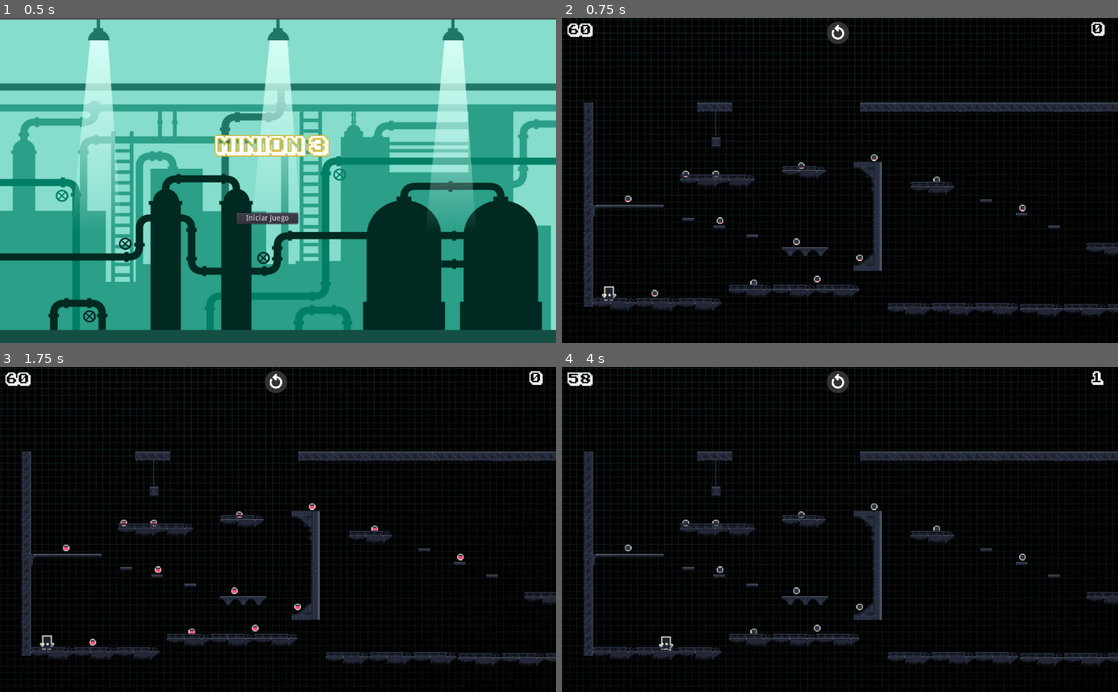
Above: before the commit, frames 1-4 (two rows, left to right).
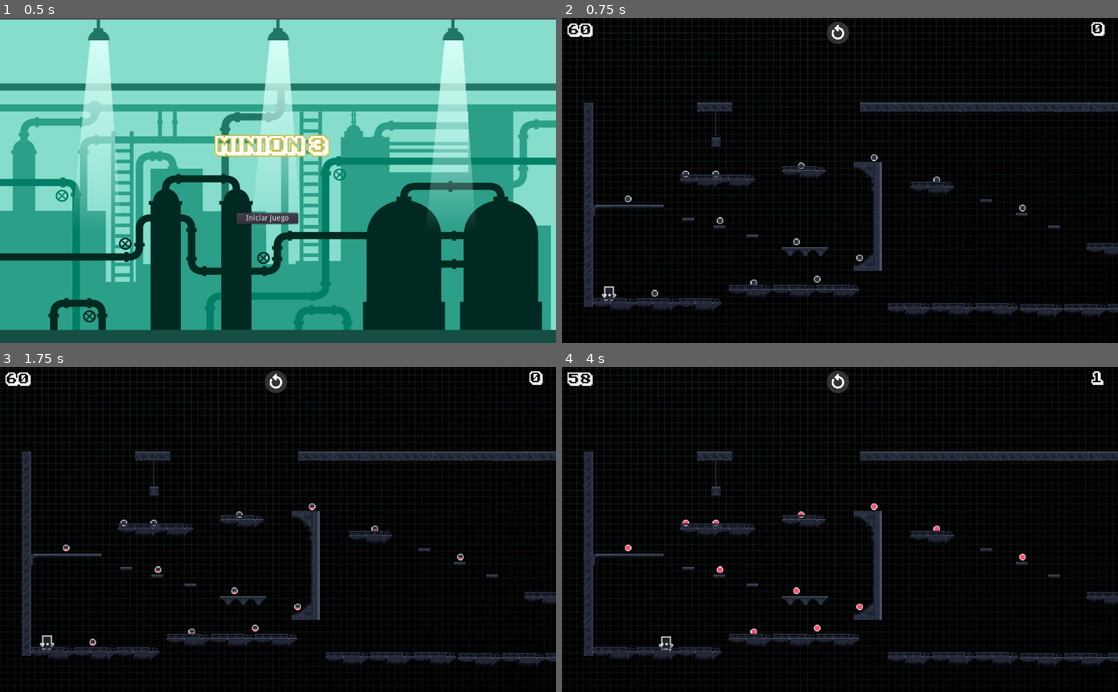
Above: after the commit, the same moments.

Repository: sennedjem/-unq-ipv-minion3
Game: Godot game, scene res://PantallaInicial/EscenaInicial.tscn
Same seed, same stepped clock (60 frames per second), same inputs: the game is played once before the commit and once after it.
Inputs (mouse positions are in pixels of both pictures, inside the frame that each line leads up to):
- Up to frame 1 (0.5 s): no input
- Up to frame 2 (0.75 s): click "Iniciar juego" at 0.5 s
- Up to frame 3 (1.75 s): click (278, 380) at 1.25 s
- Up to frame 4 (4 s): tap Enter (ui_accept) at 2, 2.1, 2.27, 2.57, 2.85, 3.02, 3.32, 3.6 s; hold Right (ui_right) 2.03-3.53 s; hold Left (ui_left) from 3.53 s (still down)

Frame 1 is identical in both runs. In frame 2, less than 0.1% of the frame differs, in the area x 11-84%, y 43-86%; in frame 3, less than 0.1%; in frame 4, 0.2%, in the area x 11-84%, y 42-83%.

Commit message:
se agregan sonidos

Diff:
--- a/Coin.tscn
+++ b/Coin.tscn
@@ -27,7 +27,6 @@
 scale = Vector2( 1.5, 1.5 )
 z_index = -1
 frames = SubResource( 1 )
-frame = 1
 playing = true
 
 [node name="Area2D" type="Area2D" parent="."]
--- a/GameOver/GameOver.gd
+++ b/GameOver/GameOver.gd
@@ -8,6 +8,7 @@
 
 # Called when the node enters the scene tree for the first time.
 func _ready():
+	$GameOverAudio.play()
 	pass # Replace with function body.
 
 
--- a/GameOver/GameOver.tscn
+++ b/GameOver/GameOver.tscn
@@ -1,8 +1,9 @@
-[gd_scene load_steps=5 format=2]
+[gd_scene load_steps=6 format=2]
 
 [ext_resource path="res://GameOver/GameOver.gd" type="Script" id=1]
 [ext_resource path="res://Texturas/fondonegro.jpg" type="Texture" id=2]
 [ext_resource path="res://fonts/font.ttf" type="DynamicFontData" id=3]
+[ext_resource path="res://Sonidos/gameover.wav" type="AudioStream" id=4]
 
 [sub_resource type="DynamicFont" id=1]
 size = 26
@@ -36,4 +37,7 @@
 position = Vector2( 140.834, 453.089 )
 z_index = -1
 texture = ExtResource( 2 )
+
+[node name="GameOverAudio" type="AudioStreamPlayer2D" parent="."]
+stream = ExtResource( 4 )
 [connection signal="pressed" from="IniciarJuegoBoton" to="." method="_on_IniciarJuegoBoton_pressed"]
--- a/Nivel 1/Nivel 1.gd
+++ b/Nivel 1/Nivel 1.gd
@@ -5,6 +5,9 @@
 var seconds = 60
 var puede_avanzar = false
 var esta_en_final = false
+
+func _ready():
+	$MusicaFondo.play()
 
 func _process(delta):
 	check_distance_caja()
@@ -27,6 +30,7 @@
 
 func _on_Coin_pj_entered():
 	coins_collected += 1
+	$Coin.play()
 	$CanvasLayer/Coins.text = str(coins_collected)
 
 
@@ -49,6 +53,9 @@
 
 func _on_Caja_Final_personaje_entro():
 	esta_en_final = true
+	if !$Success.playing:
+		$Success.play()
+		$MusicaFondo.stop()
 
 
 func _on_Caja_Final_personaje_salio():
--- a/Nivel 1/Nivel 1.tscn
+++ b/Nivel 1/Nivel 1.tscn
@@ -17,6 +17,9 @@
 [ext_resource path="res://Texturas/Saliente.png" type="Texture" id=15]
 [ext_resource path="res://Texturas/restart.png" type="Texture" id=16]
 [ext_resource path="res://Texturas/fondonegro.jpg" type="Texture" id=17]
+[ext_resource path="res://Sonidos/coins.wav" type="AudioStream" id=18]
+[ext_resource path="res://Sonidos/success.wav" type="AudioStream" id=19]
+[ext_resource path="res://Sonidos/musicadefondo.wav" type="AudioStream" id=20]
 
 [sub_resource type="RectangleShape2D" id=1]
 extents = Vector2( 118.131, 4.19318 )
@@ -541,6 +544,16 @@
 z_index = -16
 z_as_relative = false
 texture = ExtResource( 17 )
+
+[node name="Success" type="AudioStreamPlayer2D" parent="."]
+stream = ExtResource( 19 )
+
+[node name="MusicaFondo" type="AudioStreamPlayer2D" parent="."]
+stream = ExtResource( 20 )
+volume_db = -0.5
+
+[node name="Coin" type="AudioStreamPlayer2D" parent="."]
+stream = ExtResource( 18 )
 [connection signal="personaje_entro" from="Caja Final" to="." method="_on_Caja_Final_personaje_entro"]
 [connection signal="personaje_salio" from="Caja Final" to="." method="_on_Caja_Final_personaje_salio"]
 [connection signal="pj_entered" from="Monedas/Coin" to="." method="_on_Coin_pj_entered"]
--- a/Nivel 3.gd
+++ b/Nivel 3.gd
@@ -9,6 +9,7 @@
 func _ready():
 	$"Trampa/Caja Activa/AnimatedSprite".play("fin")
 	$PersonajeJugable/Camera2D.limit_right = 1436
+	$MusicaFondo.play()
 
 func _process(delta):
 	if (coins == 10):
@@ -20,6 +21,7 @@
 
 func _on_Coin_pj_entered():
 	coins += 1
+	$Coin.play()
 	$"Top Line/Coins".text = str(coins)
 
 
@@ -44,6 +46,9 @@
 
 func _on_CajaFinal_personaje_entro():
 	esta_en_final = true
+	if !$Success.playing:
+		$Success.play()
+		$MusicaFondo.stop()
 
 
 func _on_CajaFinal_personaje_salio():
--- a/Nivel 3.tscn
+++ b/Nivel 3.tscn
@@ -11,6 +11,9 @@
 [ext_resource path="res://CajaFinal.tscn" type="PackedScene" id=9]
 [ext_resource path="res://Pwrup.png" type="Texture" id=10]
 [ext_resource path="res://Texturas/fondonegro.jpg" type="Texture" id=11]
+[ext_resource path="res://Sonidos/success.wav" type="AudioStream" id=12]
+[ext_resource path="res://Sonidos/coins.wav" type="AudioStream" id=13]
+[ext_resource path="res://Sonidos/musicadefondo.wav" type="AudioStream" id=14]
 
 [sub_resource type="DynamicFontData" id=1]
 font_path = "res://fonts/font.ttf"
@@ -952,6 +955,16 @@
 position = Vector2( 438.25, 140.919 )
 z_index = -4
 texture = ExtResource( 11 )
+
+[node name="Coin" type="AudioStreamPlayer2D" parent="."]
+stream = ExtResource( 13 )
+
+[node name="MusicaFondo" type="AudioStreamPlayer2D" parent="."]
+stream = ExtResource( 14 )
+volume_db = -0.5
+
+[node name="Success" type="AudioStreamPlayer2D" parent="."]
+stream = ExtResource( 12 )
 [connection signal="personaje_entro" from="Trampa/Caja Activa" to="." method="_on_Caja_Activa_personaje_entro"]
 [connection signal="personaje_salio" from="Trampa/Caja Activa" to="." method="_on_Caja_Activa_personaje_salio"]
 [connection signal="pj_entered" from="Monedas/Coin" to="." method="_on_Coin_pj_entered"]
--- a/PantallaInicial/EscenaInicial.gd
+++ b/PantallaInicial/EscenaInicial.gd
@@ -8,7 +8,7 @@
 
 # Called when the node enters the scene tree for the first time.
 func _ready():
-	pass # Replace with function body.
+	$MusicaDeFondo.play()
 
 
 # Called every frame. 'delta' is the elapsed time since the previous frame.
--- a/PantallaInicial/EscenaInicial.tscn
+++ b/PantallaInicial/EscenaInicial.tscn
@@ -1,8 +1,9 @@
-[gd_scene load_steps=5 format=2]
+[gd_scene load_steps=6 format=2]
 
 [ext_resource path="res://PantallaInicial/EscenaInicial.gd" type="Script" id=1]
 [ext_resource path="res://Texturas/fondoindustrial.jpg" type="Texture" id=2]
 [ext_resource path="res://fonts/font.ttf" type="DynamicFontData" id=3]
+[ext_resource path="res://Sonidos/musicaRandom.wav" type="AudioStream" id=4]
 
 [sub_resource type="DynamicFont" id=1]
 size = 37
@@ -39,4 +40,7 @@
 scale = Vector2( 0.569604, 0.543727 )
 z_index = -1
 texture = ExtResource( 2 )
+
+[node name="MusicaDeFondo" type="AudioStreamPlayer2D" parent="."]
+stream = ExtResource( 4 )
 [connection signal="pressed" from="IniciarJuegoBoton" to="." method="_on_IniciarJuegoBoton_pressed"]
--- a/SegundoNivel/SegundoNIvel.gd
+++ b/SegundoNivel/SegundoNIvel.gd
@@ -11,6 +11,7 @@
 # Called when the node enters the scene tree for the first time.
 func _ready():
 	$CajaFinal/AnimatedSprite.play("ready")
+	$MusicaFondo.play()
 
 func _process(delta):
 	check_ending()
@@ -22,6 +23,7 @@
 
 func _on_Coin_pj_entered():
 	monedas = monedas + 1
+	$Coin.play()
 	$CanvasLayer/Monedas.text = str(monedas)
 
 
@@ -42,6 +44,9 @@
 
 func _on_CajaFinal_personaje_entro():
 	esta_en_final = true
+	if !$Success.playing:
+		$Success.play()
+		$MusicaFondo.stop()
 
 
 func _on_CajaFinal_personaje_salio():
--- a/SegundoNivel/SegundoNIvel.tscn
+++ b/SegundoNivel/SegundoNIvel.tscn
@@ -13,6 +13,9 @@
 [ext_resource path="res://CajaFinal.tscn" type="PackedScene" id=11]
 [ext_resource path="res://Texturas/Limit vertical.png" type="Texture" id=12]
 [ext_resource path="res://Texturas/Limit horizontal.png" type="Texture" id=13]
+[ext_resource path="res://Sonidos/success.wav" type="AudioStream" id=14]
+[ext_resource path="res://Sonidos/coins.wav" type="AudioStream" id=15]
+[ext_resource path="res://Sonidos/musicadefondo.wav" type="AudioStream" id=16]
 
 [sub_resource type="SpriteFrames" id=1]
 animations = [ {
@@ -614,7 +617,17 @@
 
 [node name="CollisionShape2D" type="CollisionShape2D" parent="bottom"]
 position = Vector2( 490, 616 )
-shape = SubResource( 7 )
+shape = SubResource( 9 )
+
+[node name="Coin" type="AudioStreamPlayer2D" parent="."]
+stream = ExtResource( 15 )
+
+[node name="Success" type="AudioStreamPlayer2D" parent="."]
+stream = ExtResource( 14 )
+
+[node name="MusicaFondo" type="AudioStreamPlayer2D" parent="."]
+stream = ExtResource( 16 )
+volume_db = -0.5
 [connection signal="body_entered" from="KinematicBody2D2" to="PersonajeJugable" method="_on_KinematicBody2D2_body_entered"]
 [connection signal="body_entered" from="KinematicBody2D2" to="PersonajeJugable" method="_on_KinematicBody2D_body_entered"]
 [connection signal="timeout" from="KinematicBody2D2/Timer" to="PersonajeJugable" method="_on_Timer_timeout"]
Not shown: 1 places in Nivel 1/Nivel 1.tscn that only renumber resources
Not shown: 1 places in Nivel 3.tscn that only renumber resources
Not shown: 7 places in SegundoNivel/SegundoNIvel.tscn that only renumber resources
Not shown, added: Sonidos/coins.wav.import
Not shown, added: Sonidos/gameover.wav.import
Not shown, added: Sonidos/musicaRandom.wav.import
Not shown, added: Sonidos/musicadefondo.wav.import
Not shown, added: Sonidos/success.wav.import
Not shown, added: Sonidos/coins.wav
Not shown, added: Sonidos/gameover.wav
Not shown, added: Sonidos/musicaRandom.wav
Not shown, added: Sonidos/musicadefondo.wav
(and 1 more such lines)
